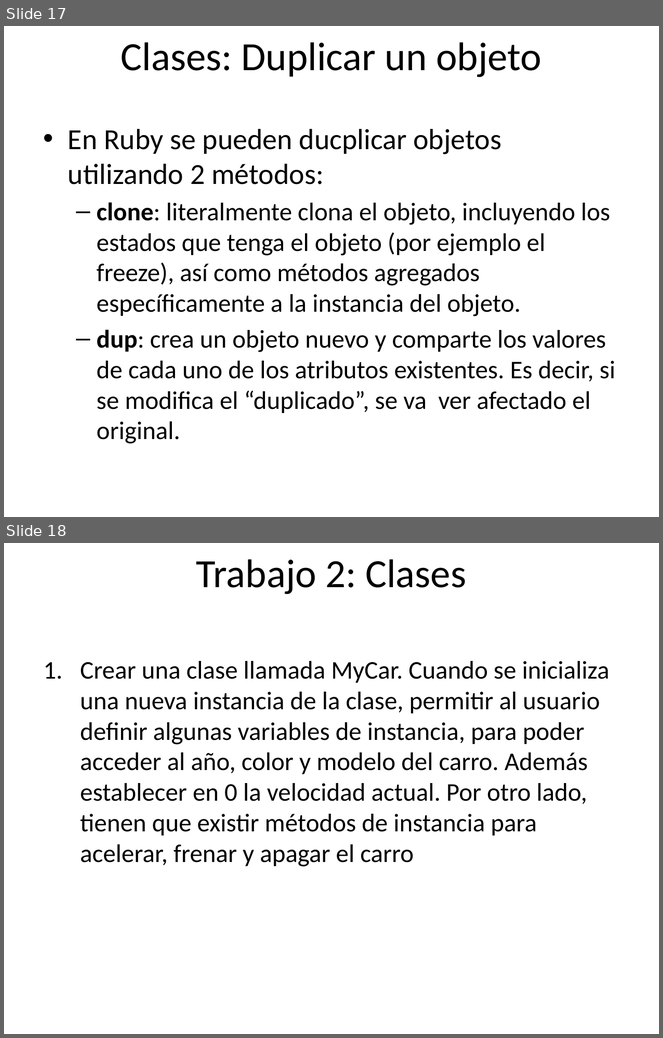
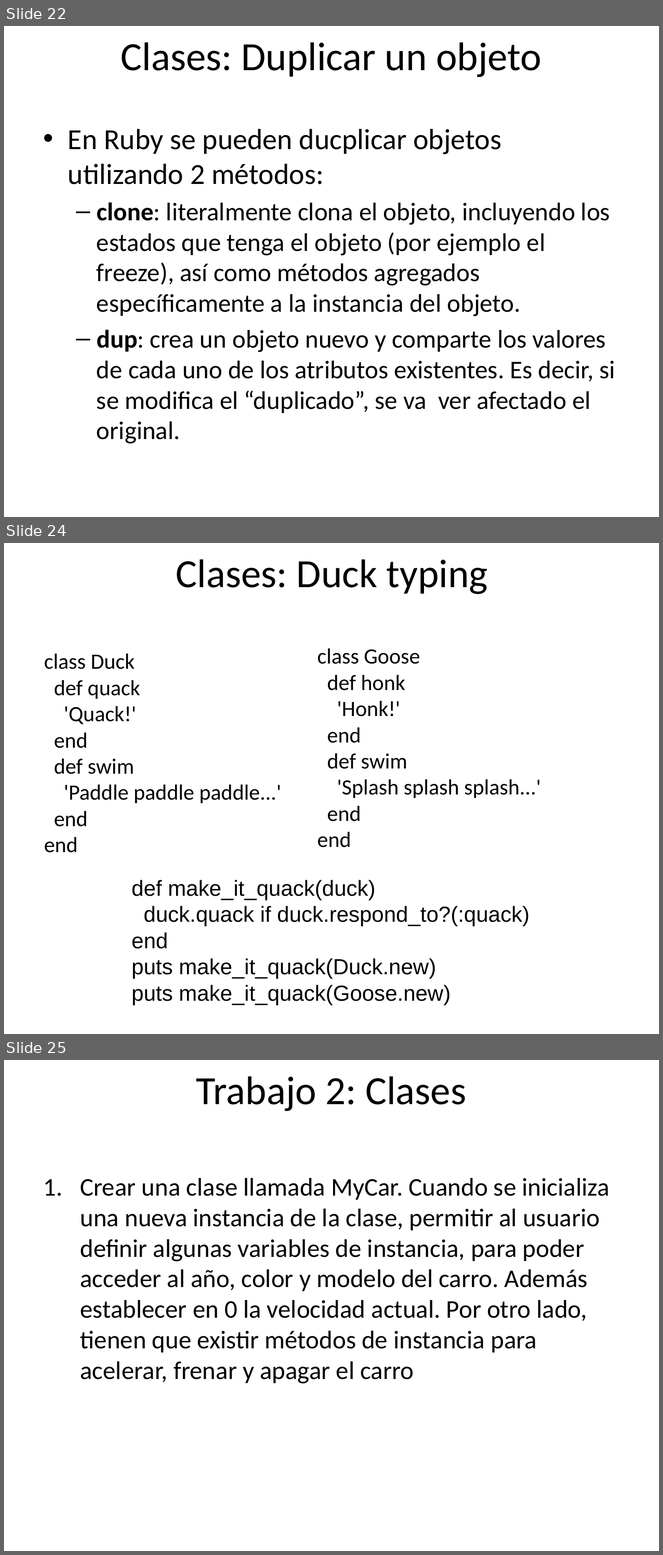
Before and after one commit to rarodriguez/curso_rails, a slide deck: presentaciones/Clase 2-Introduccion a Ruby.pptx. Shown one above the other, each under a label of ours: slides 17 and 18 before the commit, slides 22, 24 and 25 after it; the slides between them are not shown. The pictures are 663x1038 and 663x1555 pixels, drawn with LibreOffice and Linux fonts; fonts in the diff are those of the drawing; background and template pictures are left out. Boxes give left, top, right and bottom in pixels: in the first picture for what was removed or moved away, otherwise in the second. Text is boxed around its words. In the diff, an @@ line names an element or a change of style, - is before the commit and + after.

Commit message:
Agregando la presentacion final de la clase 2, asi como un boceto de lo que se va a hacer en la clase 3

```diff
--- a/presentaciones/Clase 2-Introduccion a Ruby.pptx
+++ b/presentaciones/Clase 2-Introduccion a Ruby.pptx
@@ slide 24 added at <box>4,543,659,1034</box>, background picture (left out) @@
@@ title added at <box>176,559,488,594</box>, 44 pt, text #000000 @@
+Clases: Duck typing
@@ text added at <box>318,648,541,848</box>, 24 pt, text #000000 @@
+class Goose
+def honk
+'Honk!'
+end
+def swim
+'Splash splash splash...'
+end
+end
@@ text added at <box>44,653,282,853</box>, 24 pt, text #000000 @@
+class Duck
+def quack
+'Quack!'
+end
+def swim
+'Paddle paddle paddle...'
+end
+end
@@ text added at <box>131,880,530,1005</box>, 24 pt, text #000000 @@
+def make_it_quack(duck)
+duck.quack if duck.respond_to?(:quack)
+end
+puts make_it_quack(Duck.new)
+puts make_it_quack(Goose.new)
@@ what was slide 17 is now slide 22 @@
@@ what was slide 18 is now slide 25 @@
```
Also in this commit, not shown: 6 slides changed, 7 other slides added, 1 slide removed, 2 other files.
